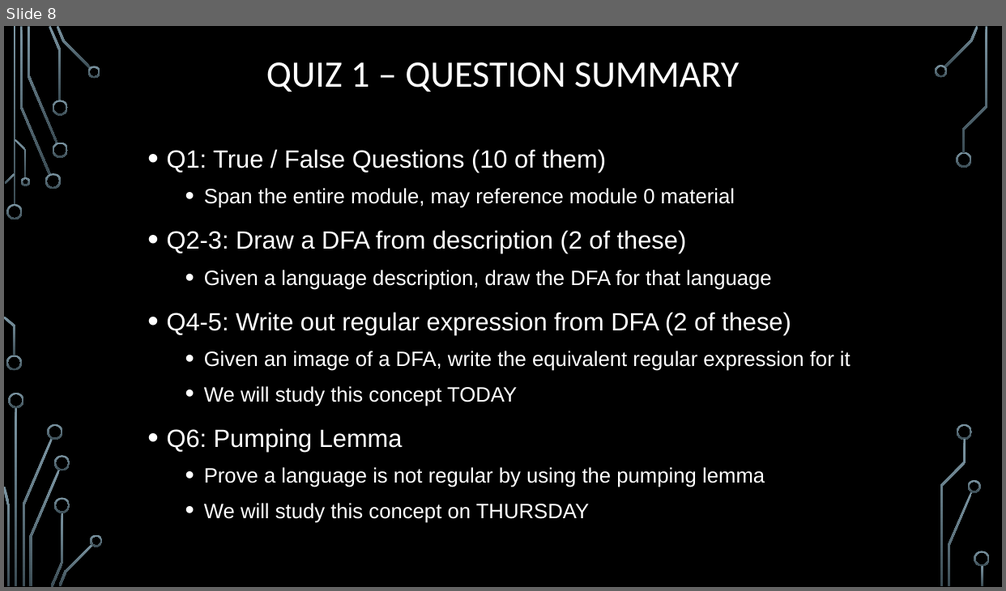
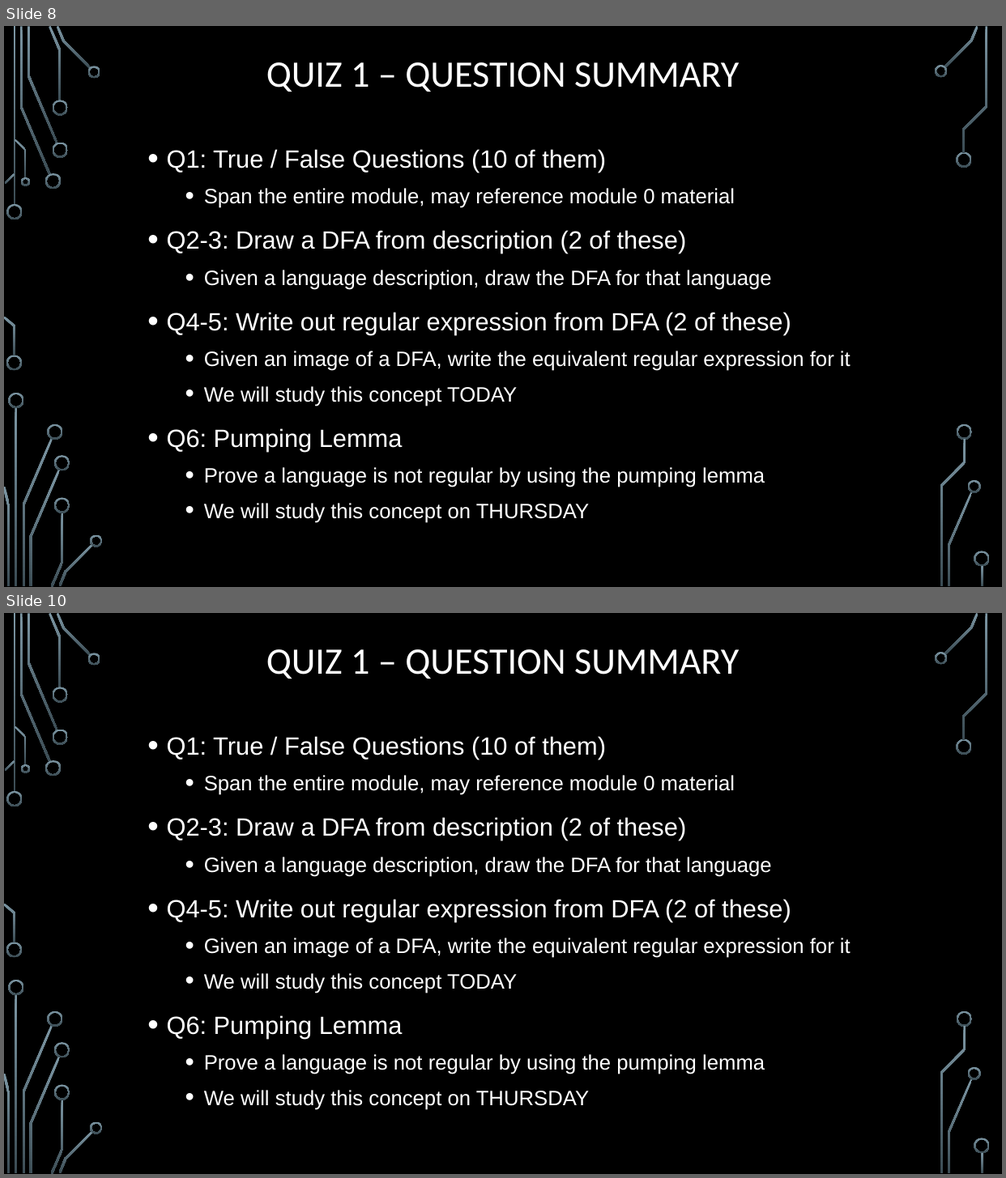
Before and after one commit to markfloryan/dmt2, a slide deck: slides/00-DailyAnnouncements.pptx. Shown one above the other, each under a label of ours: slide 8 before the commit, slides 8 and 10 after it; the slides between them are not shown. The pictures are 1006x591 and 1006x1178 pixels, drawn with LibreOffice and Linux fonts; fonts in the diff are those of the drawing; background and template pictures are left out. Boxes give left, top, right and bottom in pixels: in the first picture for what was removed or moved away, otherwise in the second. Text is boxed around its words. In the diff, an @@ line names an element or a change of style, - is before the commit and + after.

```diff
--- a/slides/00-DailyAnnouncements.pptx
+++ b/slides/00-DailyAnnouncements.pptx
@@ slide 10 added at [4,613,1002,1174], background picture (left out); not listed: 36 template elements that a slide beside it also shows @@
@@ title added at [266,649,739,679], 36 pt, text #FFFFFF @@
+QUIZ 1 – QUESTION SUMMARY
@@ text added at [167,736,850,1110], 20 pt, text #FFFFFF @@
+• Q1: True / False Questions (10 of them)
+  • Span the entire module, may reference module 0 material
+• Q2-3: Draw a DFA from description (2 of these)
+  • Given a language description, draw the DFA for that language
+• Q4-5: Write out regular expression from DFA (2 of these)
+  • Given an image of a DFA, write the equivalent regular expression for it
+  • We will study this concept TODAY
+• Q6: Pumping Lemma
+  • Prove a language is not regular by using the pumping lemma
+  • We will study this concept on THURSDAY
```
Also in this commit, not shown: 1 slide changed, 1 other slide added, 1 other file.
